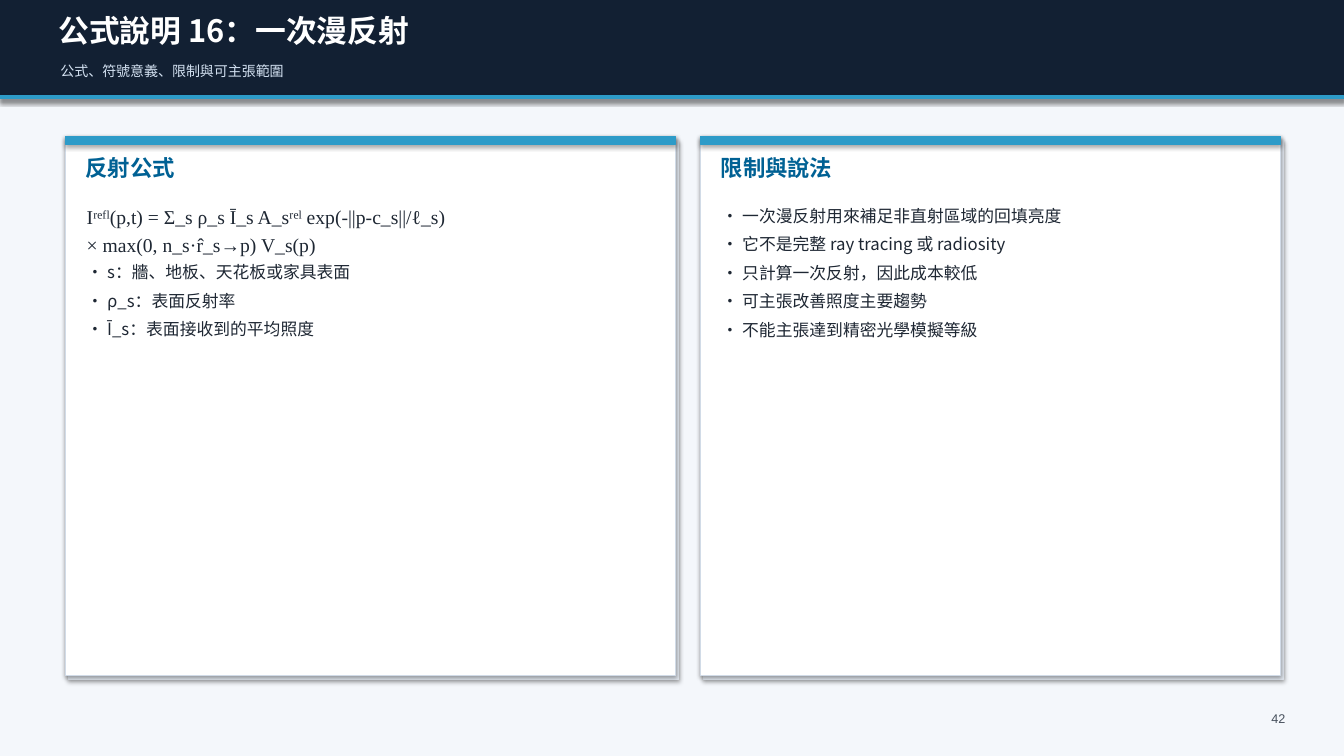
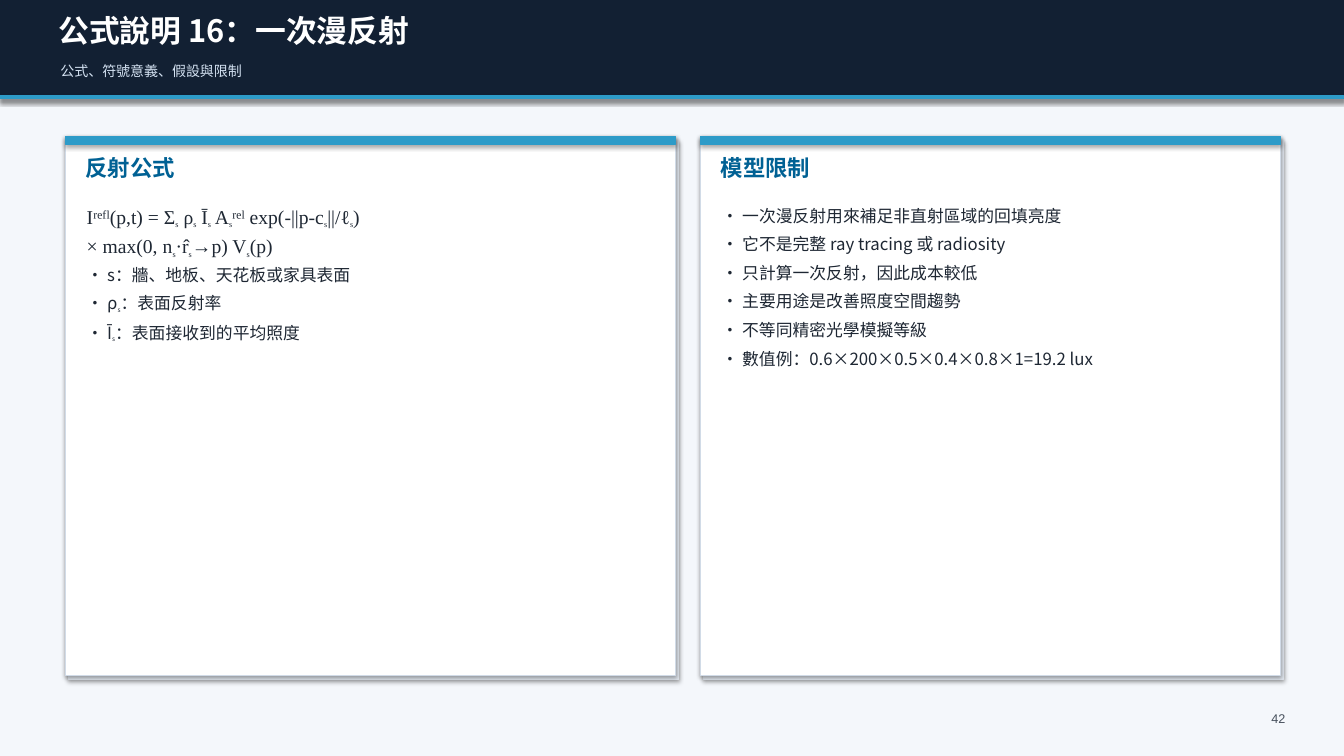
Before and after one commit to Yunitrish006006/A-Spatial-Digital-Twin-Prototype-for-Indoor-Spaces-with-Environmental-Factors, a slide deck: slide 42 of docs/papers/thesis/thesis_presentation_zh_30min.pptx. Drawn at 1344x756 pixels with LibreOffice and Linux fonts; fonts in the diff are those of the drawing. Boxes give left, top, right and bottom in pixels: in the first picture for what was removed or moved away, otherwise in the second. Text is boxed around its words. In the diff, an @@ line names an element or a change of style, - is before the commit and + after.

```diff
--- a/docs/papers/thesis/thesis_presentation_zh_30min.pptx
+++ b/docs/papers/thesis/thesis_presentation_zh_30min.pptx
@@ text at [60,64,241,77]: text changed @@
-公式、符號意義、限制與可主張範圍
+公式、符號意義、假設與限制
@@ text at [721,154,810,182]: text changed @@
-限制與說法
+模型限制
@@ text at [87,210,324,258]: text changed @@
-Iʳᵉᶠˡ(p,t) = Σ_s ρ_s Ī_s A_sʳᵉˡ exp(-||p-c_s||/ℓ_s)
-× max(0, n_s·r̂_s→p) V_s(p)
+Iʳᵉᶠˡ(p,t) = Σs ρs Īs Asʳᵉˡ exp(-||p-cs||/ℓs)
+× max(0, ns·r̂s→p) Vs(p)
@@ text at [115,295,300,341]: text changed @@
-• ρ_s：表面反射率
-• Ī_s：表面接收到的平均照度
+• ρs：表面反射率
+• Īs：表面接收到的平均照度
@@ text at [742,293,1093,367]: text changed @@
-• 可主張改善照度主要趨勢
-• 不能主張達到精密光學模擬等級
+• 主要用途是改善照度空間趨勢
+• 不等同精密光學模擬等級
+• 數值例：0.6×200×0.5×0.4×0.8×1=19.2 lux
```
Also in this commit, not shown: 32 other slides changed, 20 other files.
